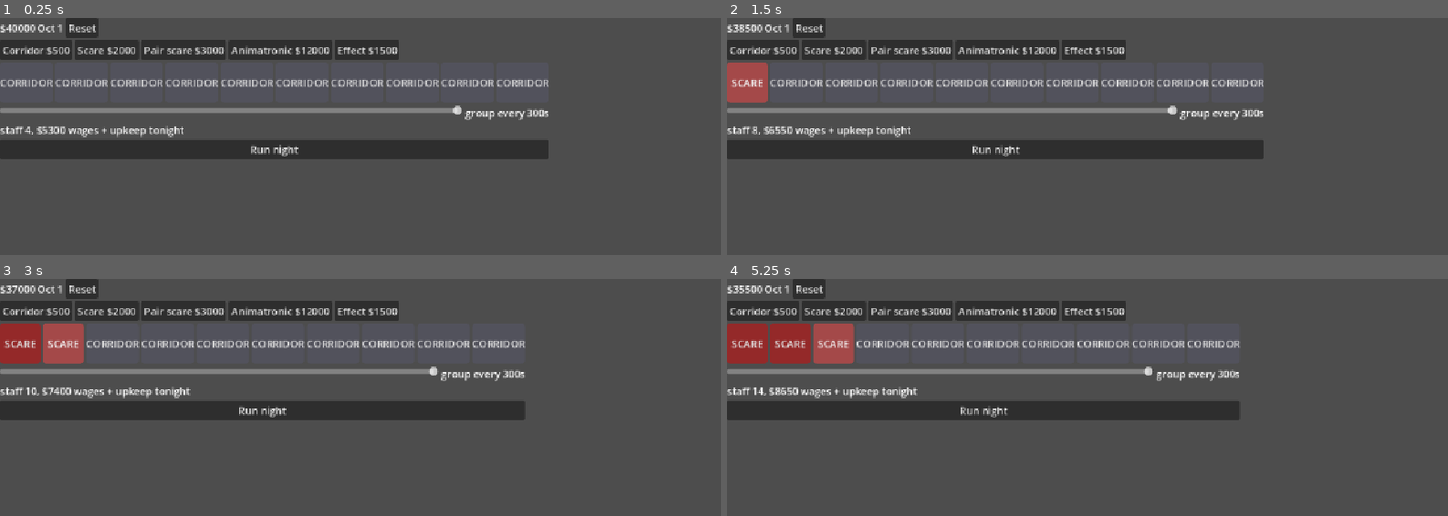
Above: before the commit, frames 1-4 (two rows, left to right).
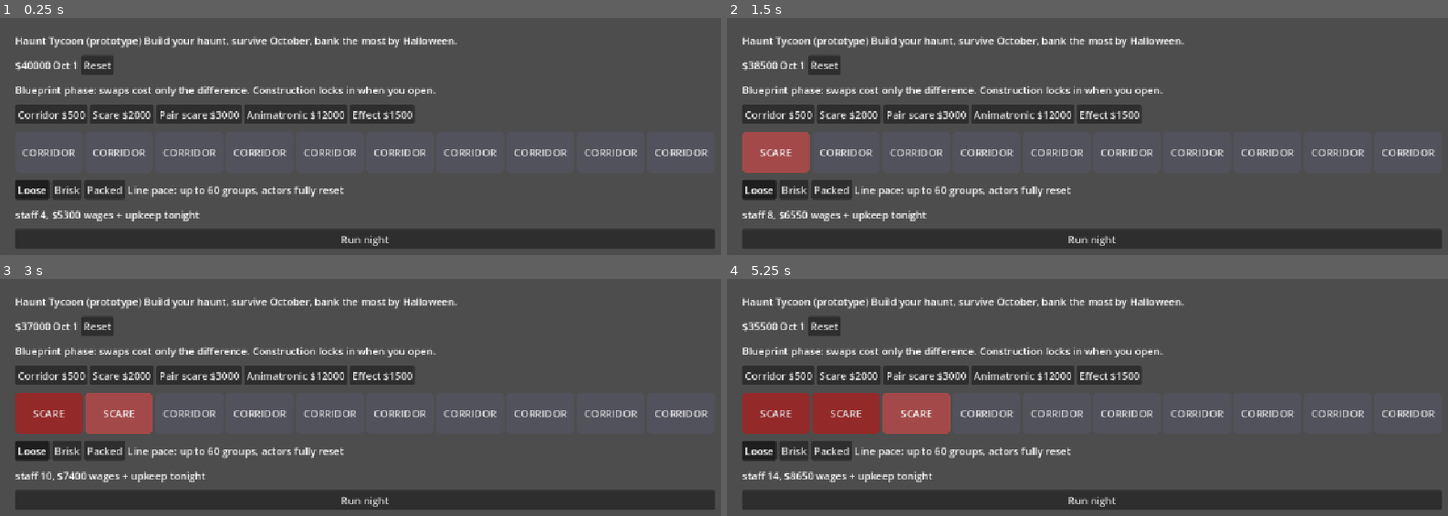
Above: after the commit, the same moments.

Repository: ajtran303/haunt-tycoon
Game: Godot game, scene res://game/main.tscn
Two runs of this game, one before a commit and one after it. Both use one fixed random seed, a clock stepped at 60 frames per second and the inputs below.
Inputs:
- Up to frame 1 (0.25 s): no input
- Up to frame 2 (1.5 s): click "Reset" at 0.5 s; click "CORRIDOR" at 1.25 s
- Up to frame 3 (3 s): click "SCARE" at 2 s; click "CORRIDOR" at 2.75 s
- Up to frame 4 (5.25 s): click "SCARE" at 3.5 s; click "SCARE" at 4.25 s; click "CORRIDOR" at 5 s

The runs differ from the first frame. In frame 1, 29% of the frame differs, in the area x 0-100%, y 0-98%; in frame 2, 30%; in frame 3, 31%; in frame 4, 33%.

Commit message:
add hints, polish proto ui

Diff:
--- a/game/main.gd
+++ b/game/main.gd
@@ -23,6 +23,10 @@
 	Rooms.EFFECT: "Effect",
 }
 
+const PACES := { "Loose": 300.0, "Brisk": 200.0, "Packed": 120.0 }
+
+var interval: float = PACES["Loose"]
+
 var cash: float
 var night: int
 var layout: Array
@@ -30,15 +34,14 @@
 var selected_tool: String = Rooms.SCARE
 var rng := RandomNumberGenerator.new()
 
+var capacity_hints := 0
+
 
 func _ready() -> void:
 	rng.randomize()
 	_build_toolbar()
 	_build_slot_row()
-	%PaceSlider.value_changed.connect(
-		func(_v):
-			refresh(),
-	)
+	_build_pace_bar()
 	%RunButton.pressed.connect(_on_run_night)
 	%ResetButton.pressed.connect(start_season)
 	start_season()
@@ -63,8 +66,25 @@
 	for i in ROOM_SLOTS:
 		var b := Button.new()
 		b.custom_minimum_size = Vector2(64, 64)
+		b.size_flags_horizontal = Control.SIZE_EXPAND_FILL
 		b.pressed.connect(_on_slot_pressed.bind(i))
 		%SlotRow.add_child(b)
+
+
+func _build_pace_bar() -> void:
+	var pace_group := ButtonGroup.new()
+	for pace_name in PACES:
+		var b := Button.new()
+		b.toggle_mode = true
+		b.button_group = pace_group
+		b.text = pace_name
+		b.button_pressed = PACES[pace_name] == interval
+		b.pressed.connect(
+			func():
+				interval = PACES[pace_name]
+				refresh(),
+		)
+		%PaceBar.add_child(b)
 
 
 func slot_style(c: Color) -> StyleBoxFlat:
@@ -102,7 +122,10 @@
 
 func refresh() -> void:
 	%CashLabel.text = "$%.0f" % cash
-	%CashLabel.add_theme_color_override("font_color", Color.INDIAN_RED if cash < 0.0 else Color.WHITE)
+	%CashLabel.add_theme_color_override(
+		"font_color",
+		Color.INDIAN_RED if cash < 0.0 else Color.WHITE,
+	)
 	%NightLabel.text = "Oct %d" % night if night <= Night.SEASON_NIGHTS else "Season over"
 	if night == Night.SEASON_NIGHTS:
 		%NightLabel.text = "Halloween"
@@ -118,24 +141,50 @@
 	for b in %ToolBar.get_children():
 		b.disabled = Night.BUILD_COST[b.get_meta("type")] > cash
 
-	var interval: float = %PaceSlider.value
-	%PaceLabel.text = "group every %ds" % int(interval)
 	%CostPreview.text = "staff %d, $%.0f wages + upkeep tonight" % [
 		Night.staff_for(layout),
 		Night.wages_for(layout) + Night.upkeep_for(layout) + Night.NIGHTLY_OVERHEAD,
 	]
 
+	var strain := "actors fully reset"
+	if interval <= PACES["Packed"]:
+		strain = "actors sprinting between scares"
+	elif interval <= PACES["Brisk"]:
+		strain = "actors hustling"
+	%PaceLabel.text = "Line pace: up to %d groups, %s" % [
+		int(Night.NIGHT_SECONDS / interval),
+		strain,
+	]
+
+	%BlueprintNote.visible = night == 1
+
 
 func _on_run_night() -> void:
-	var r: Dictionary = Night.run(layout, %PaceSlider.value, rng, town.demand())
+	var demand: int = town.demand()
+	var capacity := int(Night.NIGHT_SECONDS / interval)
+	var r: Dictionary = Night.run(layout, interval, rng, demand)
+	var sold_out: bool = demand / Night.GROUP_SIZE > capacity
 	cash += r.profit
 	town.record_night(r.satisfaction)
 	var color := "66bb6a" if r.profit >= 0.0 else "ef5350"
-	%NightLog.append_text(
-		"[b]Oct %d[/b]  %d visitors. %s [color=#%s]$%.0f[/color]\n"
-		% [night, r.groups * Night.GROUP_SIZE, crowd_word(r.satisfaction), color, r.profit]
-	)
+	var line := "[b]Oct %d[/b]  %d visitors. %s [color=#%s]$%.0f[/color]" % [
+		night,
+		r.groups * Night.GROUP_SIZE,
+		crowd_word(r.satisfaction),
+		color,
+		r.profit,
+	]
+	if sold_out:
+		line += " [color=#e0a458]Sold out! Line down the block.[/color]"
+		if interval > PACES["Packed"] and capacity_hints < 2:
+			capacity_hints += 1
+			line += " [color=#8d99ae]A faster line pace would admit more.[/color]"
+	%NightLog.append_text(line + "\n")
 	night += 1
+	if night == 2:
+		%NightLog.append_text(
+			"[color=#8d99ae]Construction locked in. Rebuilding now costs full price, no refunds.[/color]\n"
+		)
 	if night > Night.SEASON_NIGHTS:
 		%RunButton.text = "Season over: $%.0f" % cash
 		%RunButton.disabled = true
--- a/game/main.tscn
+++ b/game/main.tscn
@@ -12,12 +12,31 @@
 script = ExtResource("1_oa506")
 
 [node name="MarginContainer" type="MarginContainer" parent="." unique_id=463028373]
-layout_mode = 0
-offset_right = 40.0
-offset_bottom = 40.0
+layout_mode = 1
+anchors_preset = 15
+anchor_right = 1.0
+anchor_bottom = 1.0
+grow_horizontal = 2
+grow_vertical = 2
+theme_override_constants/margin_left = 24
+theme_override_constants/margin_top = 24
+theme_override_constants/margin_right = 24
+theme_override_constants/margin_bottom = 24
 
 [node name="VBoxContainer" type="VBoxContainer" parent="MarginContainer" unique_id=957106321]
 layout_mode = 2
+theme_override_constants/separation = 12
+
+[node name="TitleBar" type="HBoxContainer" parent="MarginContainer/VBoxContainer" unique_id=553933425]
+layout_mode = 2
+
+[node name="GameTitle" type="Label" parent="MarginContainer/VBoxContainer/TitleBar" unique_id=271677748]
+layout_mode = 2
+text = "Haunt Tycoon (prototype)"
+
+[node name="GameDescription" type="Label" parent="MarginContainer/VBoxContainer/TitleBar" unique_id=1212553690]
+layout_mode = 2
+text = "Build your haunt, survive October, bank the most by Halloween."
 
 [node name="TopBar" type="HBoxContainer" parent="MarginContainer/VBoxContainer" unique_id=519549004]
 layout_mode = 2
@@ -35,6 +54,11 @@
 layout_mode = 2
 text = "Reset"
 
+[node name="BlueprintNote" type="Label" parent="MarginContainer/VBoxContainer" unique_id=924075738]
+unique_name_in_owner = true
+layout_mode = 2
+text = "Blueprint phase: swaps cost only the difference. Construction locks in when you open."
+
 [node name="ToolBar" type="HBoxContainer" parent="MarginContainer/VBoxContainer" unique_id=1289261478]
 unique_name_in_owner = true
 layout_mode = 2
@@ -46,15 +70,9 @@
 [node name="PaceRow" type="HBoxContainer" parent="MarginContainer/VBoxContainer" unique_id=325635195]
 layout_mode = 2
 
-[node name="PaceSlider" type="HSlider" parent="MarginContainer/VBoxContainer/PaceRow" unique_id=144291115]
+[node name="PaceBar" type="HBoxContainer" parent="MarginContainer/VBoxContainer/PaceRow" unique_id=1316630112]
 unique_name_in_owner = true
-custom_minimum_size = Vector2(24, 0)
 layout_mode = 2
-size_flags_horizontal = 3
-min_value = 120.0
-max_value = 300.0
-step = 15.0
-value = 300.0
 
 [node name="PaceLabel" type="Label" parent="MarginContainer/VBoxContainer/PaceRow" unique_id=963483888]
 unique_name_in_owner = true
--- a/tests/test_night.gd
+++ b/tests/test_night.gd
@@ -41,7 +41,7 @@
 		var separation := layout.size() / inside
 
 		if separation < Night.MIN_SEPARATION:
-			print("%8d | %.1f groups inside — too tight, skipped" % [interval, inside])
+			print("%8d | %.1f groups inside! Too tight, skipped" % [interval, inside])
 			continue
 
 		var r: Dictionary = Night.run(layout, float(interval), rng, demand)
